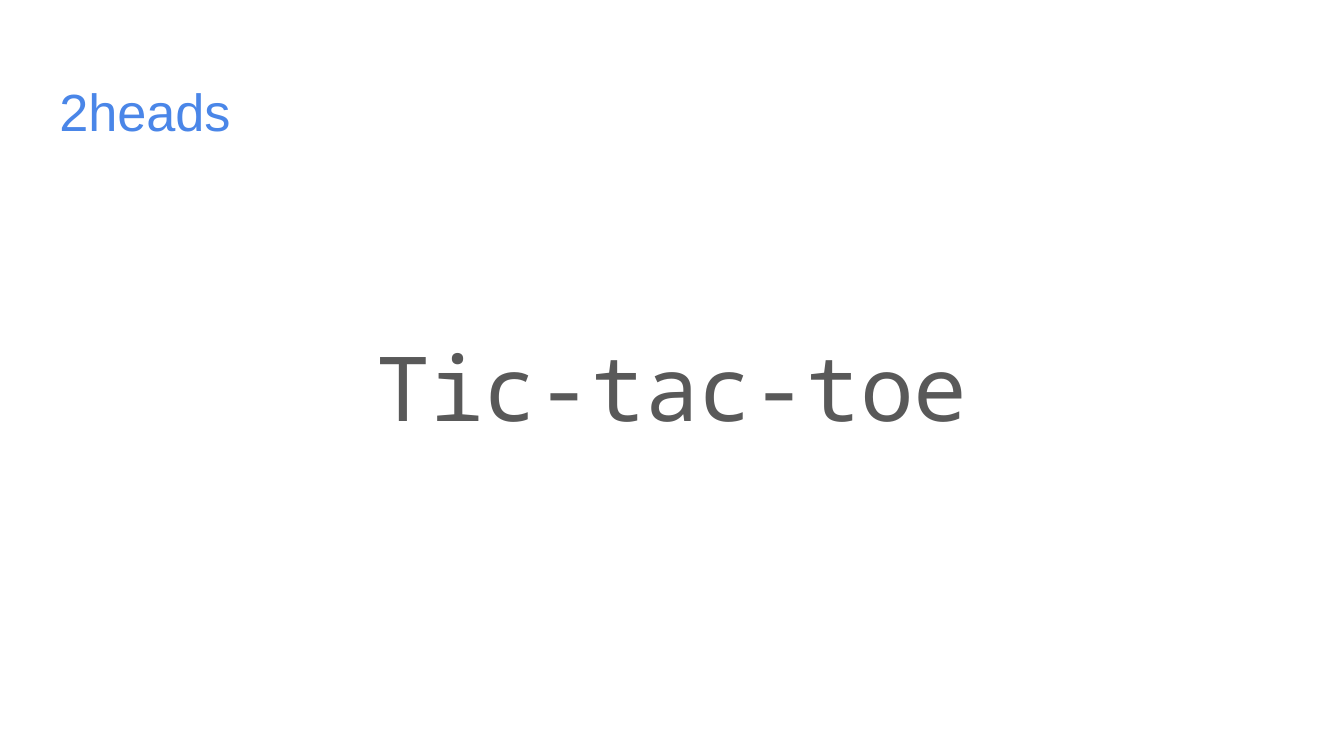
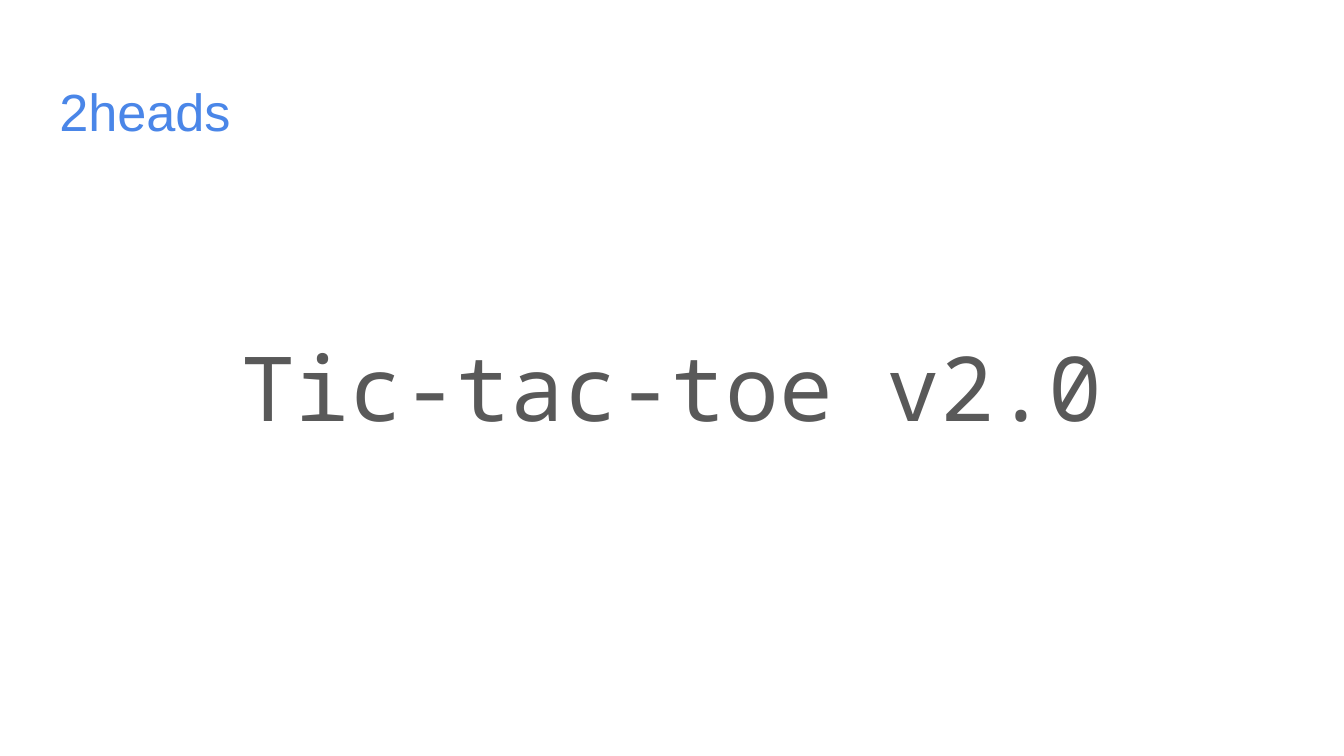
Before and after one commit to hosmanadam/CC.PB.03.TW-tic_tac_toe, a slide deck: slide 3 of _other/tic_tac_toe_2heads.pptx (slide 1 before the commit). Drawn at 1344x756 pixels with LibreOffice and Linux fonts; fonts in the diff are those of the drawing. Boxes give left, top, right and bottom in pixels: in the first picture for what was removed or moved away, otherwise in the second. Text is boxed around its words. In the diff, an @@ line names an element or a change of style, - is before the commit and + after.

```diff
--- a/_other/tic_tac_toe_2heads.pptx
+++ b/_other/tic_tac_toe_2heads.pptx
@@ text at <box>242,353,1102,422</box>: text changed @@
-Tic-tac-toe
+Tic-tac-toe v2.0
```
Also in this commit, not shown: 5 other slides changed, 8 slides added, 1 other file.
